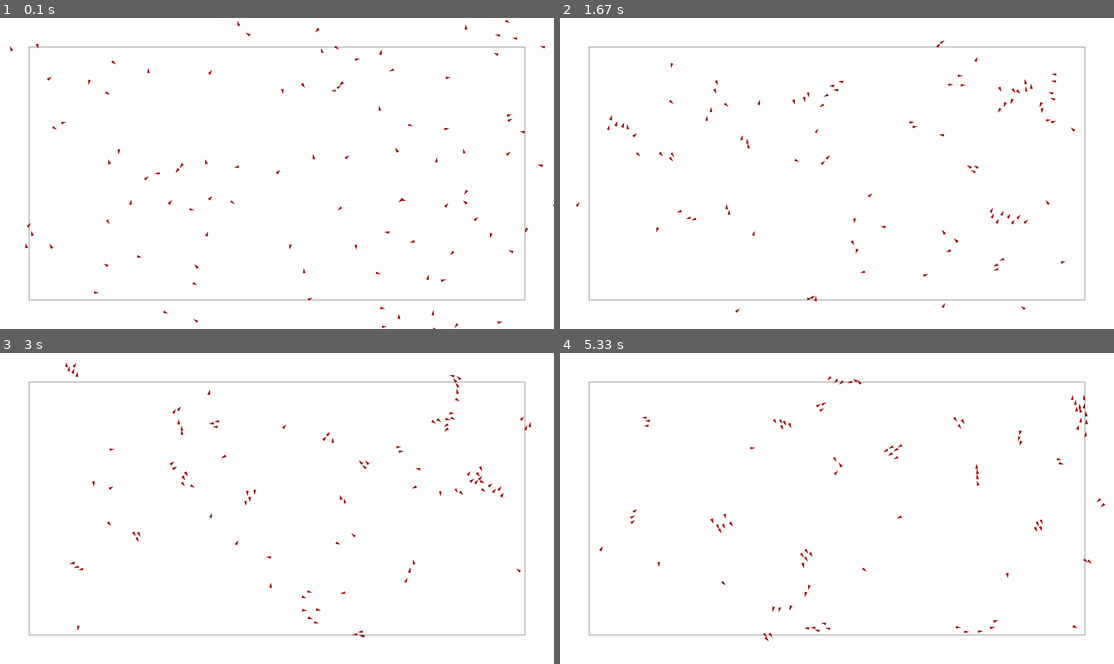
Above: before the commit, frames 1-4 (two rows, left to right).
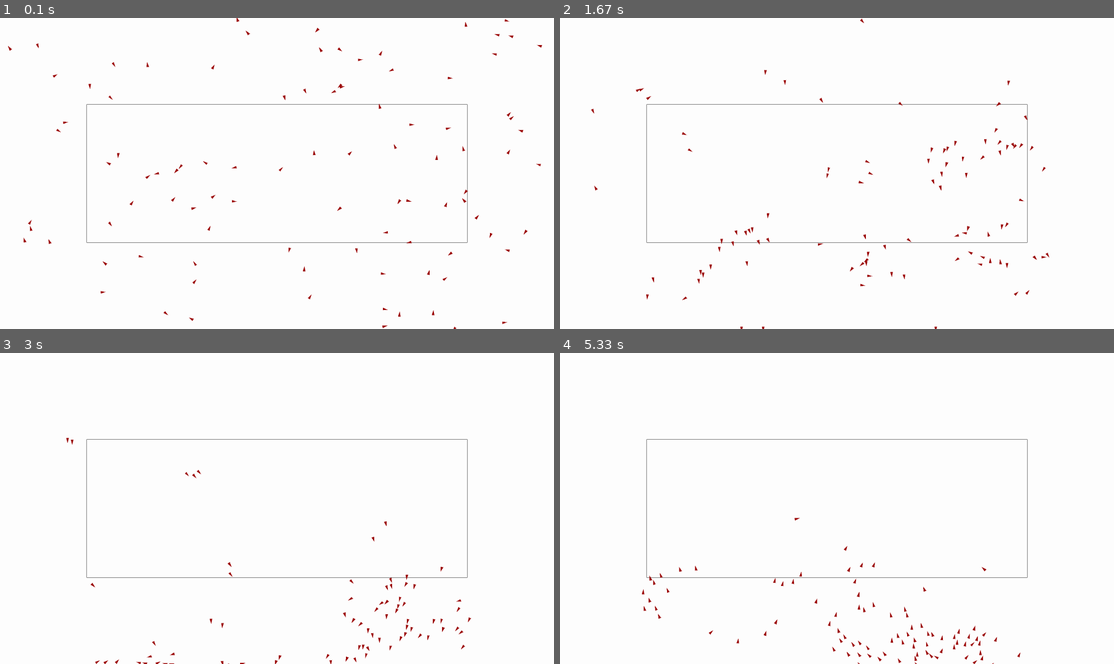
Above: after the commit, the same moments.

Repository: Peter-Vanderhyde/Boid-Simulation
Game: pygame game, started from main.py
Two runs of this game, one before a commit and one after it. Both use one fixed random seed, a clock stepped at 60 frames per second and the inputs below.
Inputs:
- Up to frame 1 (0.1 s): no input
- Up to frame 2 (1.67 s): hold Down 0.33-0.8 s; hold Down 0.83-1.3 s; hold Down from 1.33 s (still down)
- Up to frame 3 (3 s): release Down at 1.8 s; hold Down 1.83-2.3 s; hold Down 2.33-2.8 s; hold Down from 2.83 s (still down)
- Up to frame 4 (5.33 s): release Down at 3.3 s; hold Down 3.33-3.8 s; hold Down 3.83-4.3 s; hold Down 4.33-4.8 s; hold Down 4.83-5.3 s

The runs differ from the first frame. In frame 1, 2.3% of the frame differs, in the area x 1-100%, y 0-100%; in frame 2, 2.5%, in the area x 2-95%, y 0-100%; in frame 3, 2.4%; in frame 4, 2.5%.

Commit message:
Added a death for the boids

Diff:
--- a/canvas.py
+++ b/canvas.py
@@ -11,6 +11,7 @@
         self.width = self.screen.get_width()
         self.height = self.screen.get_height()
         self.show_circles = show_circles
+        self.gravity = False
 
     def draw_background(self, active_area):
         """Draws the screen with the background color with an active area box."""
@@ -22,11 +23,15 @@
         """Draws boid polygons."""
 
         for boid in boids:
-            perpendicular = Vector(boid.velocity.y, -boid.velocity.x).normalize()
+            if boid.velocity.length() == 0:
+                use_velocity = Vector(0, 1)
+            else:
+                use_velocity = boid.velocity
+            perpendicular = Vector(use_velocity.y, -use_velocity.x).normalize()
             perpendicular /= 2
-            point_1 = boid.position + boid.velocity.normalize() * size
-            point_2 = boid.position - boid.velocity.normalize() * size + perpendicular * size
-            point_3 = boid.position - boid.velocity.normalize() * size - perpendicular * size
+            point_1 = boid.position + use_velocity.normalize() * size
+            point_2 = boid.position - use_velocity.normalize() * size + perpendicular * size
+            point_3 = boid.position - use_velocity.normalize() * size - perpendicular * size
             boid_points = [point_1.values(),
                             point_2.values(),
                             point_3.values()]
@@ -50,3 +55,5 @@
                     sys.exit()
                 elif event.key == pygame.K_RETURN:
                     self.show_circles = not self.show_circles # Show view circles around boids
+                elif event.key == pygame.K_DOWN:
+                    self.gravity = not self.gravity
--- a/main.py
+++ b/main.py
@@ -7,15 +7,15 @@
 import simulation
 
 settings = {
-    "view distance": 50,
+    "view distance": 100,
     "separation distance": 15,
     "minimum speed": 2,
-    "maximum speed": 6,
+    "maximum speed": 10,
     "centering factor": 0.0005,
     "matching factor": 0.05,
     "avoid factor": 0.05,
-    "turn factor": 0.2,
-    "margin": 100,
+    "turn factor": 0.13,
+    "margin": 300,
     "boid size": 8
 }
 
@@ -68,7 +68,7 @@
     while True:
         canvas.get_events() # Keypress events
 
-        simulation.simulate(boids, active_area, settings)
+        simulation.simulate(boids, active_area, settings, canvas)
 
         canvas.draw_background(active_area)
         canvas.draw_boids(boids, settings["boid size"])
--- a/simulation.py
+++ b/simulation.py
@@ -2,8 +2,20 @@
 
 
 
-def simulate(boids, active_area, settings):
+def simulate(boids, active_area, settings, canvas):
     """Simulates the movement of the boids based on the settings."""
+
+    if canvas.gravity:
+        for boid in boids:
+            if boid.position.y > canvas.height:
+                boid.position.y = canvas.height
+                boid.velocity = Vector(0, 0)
+            elif boid.position.y == canvas.height:
+                boid.velocity = Vector(0, 0)
+            else:
+                boid.velocity.y += 0.1
+            boid.position += boid.velocity
+        return
 
     for boid in boids:
         avoid_vector = Vector(0, 0)
@@ -41,6 +53,9 @@
 
         speed = boid.velocity.length()
         # Clamp speed
+
+        if speed == 0:
+            speed = 0.001
         if speed > boid.max_speed:
             boid.velocity.x = (boid.velocity.x / speed) * boid.max_speed
             boid.velocity.y = (boid.velocity.y / speed) * boid.max_speed
